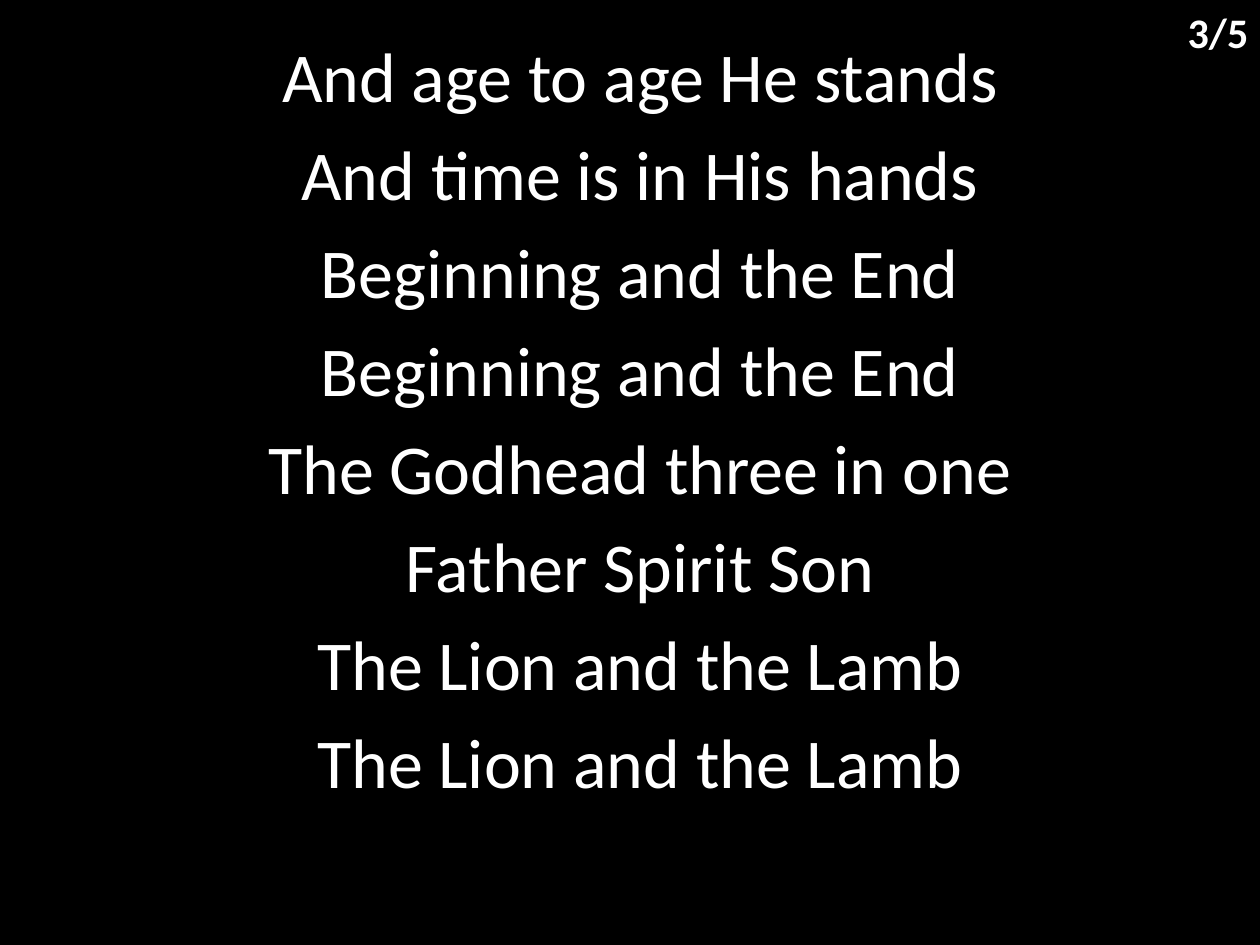
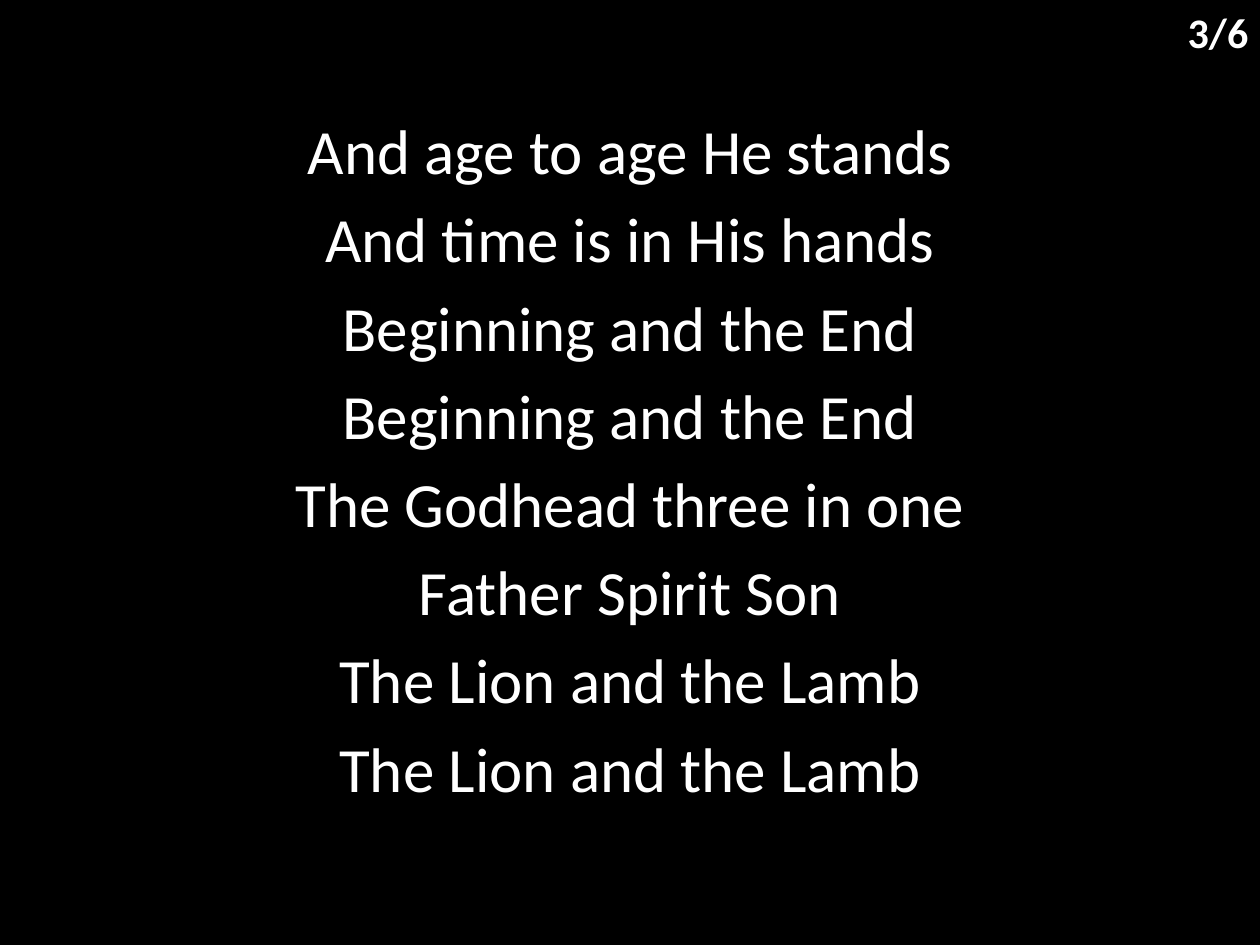
Before and after one commit to hoo-are-ya/worship, a slide deck: slide 4 of docs/songs/how great is our god.pptx. Drawn at 1260x945 pixels with LibreOffice and Linux fonts; fonts in the diff are those of the drawing. Boxes give left, top, right and bottom in pixels: in the first picture for what was removed or moved away, otherwise in the second. Text is boxed around its words. In the diff, an @@ line names an element or a change of style, - is before the commit and + after.

```diff
--- a/docs/songs/how great is our god.pptx
+++ b/docs/songs/how great is our god.pptx
@@ text at (x1=1188, y1=18, x2=1249, y2=50): text changed @@
-3/5
+3/6
@@ subtitle "And age to age He ..." moved from (x1=269, y1=53, x2=1010, y2=789) to (x1=295, y1=130, x2=964, y2=793) @@
@@ subtitle "And age to age He ..." at (x1=295, y1=130, x2=964, y2=793): size 40 to 36 pt @@
```
Also in this commit, not shown: 4 other slides changed, 1 slide added, 12 other files.
